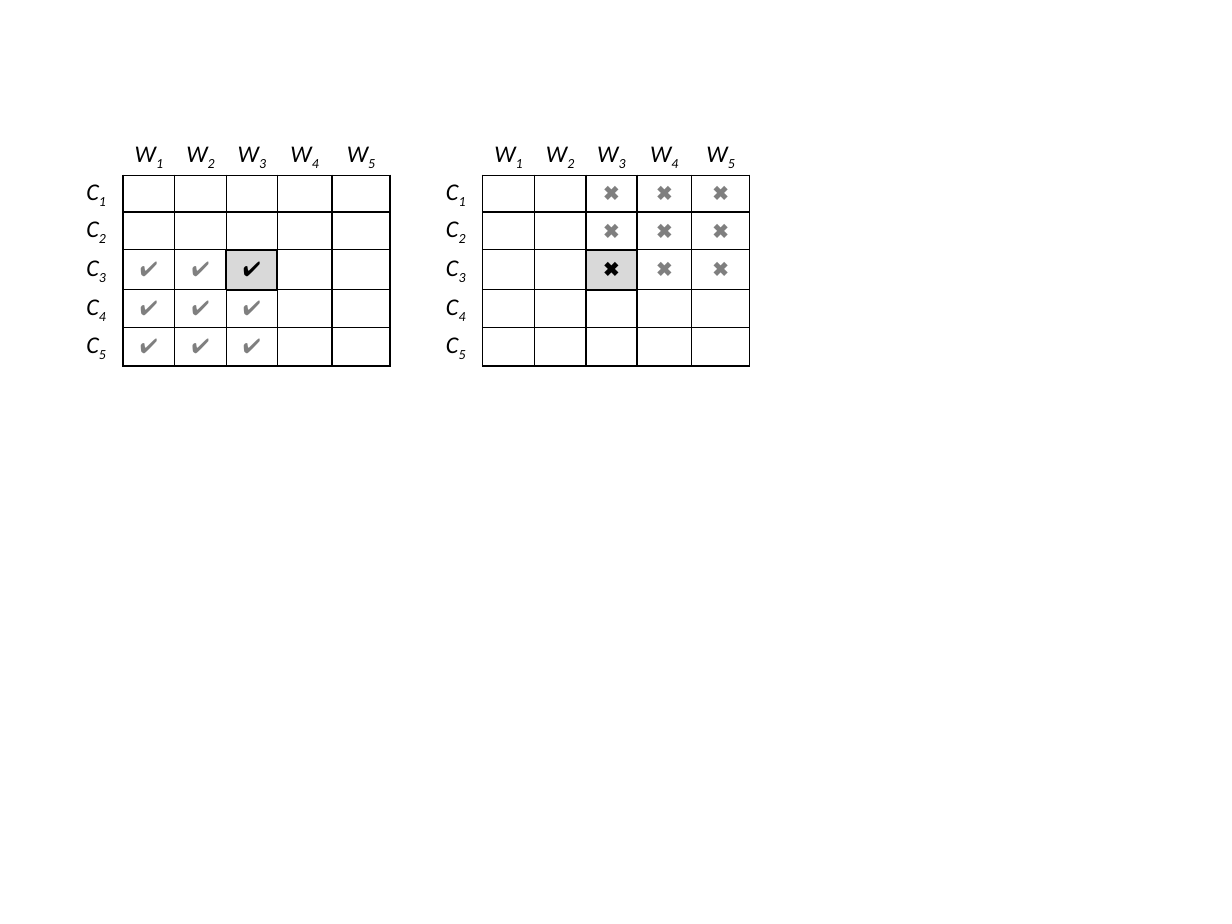
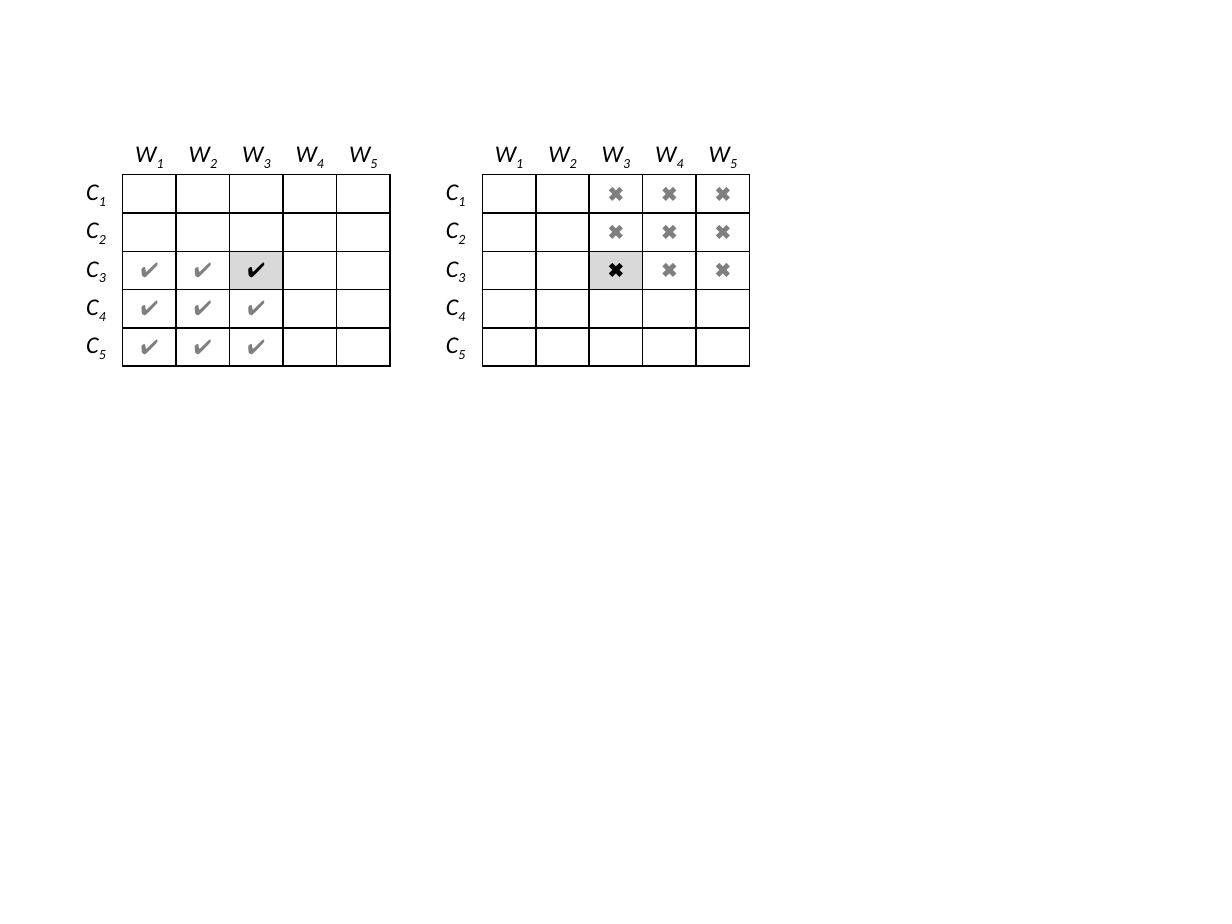
Before and after one commit to marcelocg/Dissertacao, a slide deck: slide 11 of Diagramas/cloud-capacitor-figuras.pptx (slide 2 before the commit). Drawn at 1232x924 pixels with LibreOffice and Linux fonts; fonts in the diff are those of the drawing. Boxes give left, top, right and bottom in pixels: in the first picture for what was removed or moved away, otherwise in the second. Text is boxed around its words. In the diff, an @@ line names an element or a change of style, - is before the commit and + after.

```diff
--- a/Diagramas/cloud-capacitor-figuras.pptx
+++ b/Diagramas/cloud-capacitor-figuras.pptx
@@ table at <box>69,137,387,367</box> @@
@@ borders changed @@
@@ table: place and size @@
-table at <box>69,137,391,367</box>
+table at <box>69,137,387,367</box>
@@ table at <box>429,137,747,367</box> @@
@@ borders changed @@
```
Also in this commit, not shown: 2 other slides changed, 10 slides added, 13 other files.
